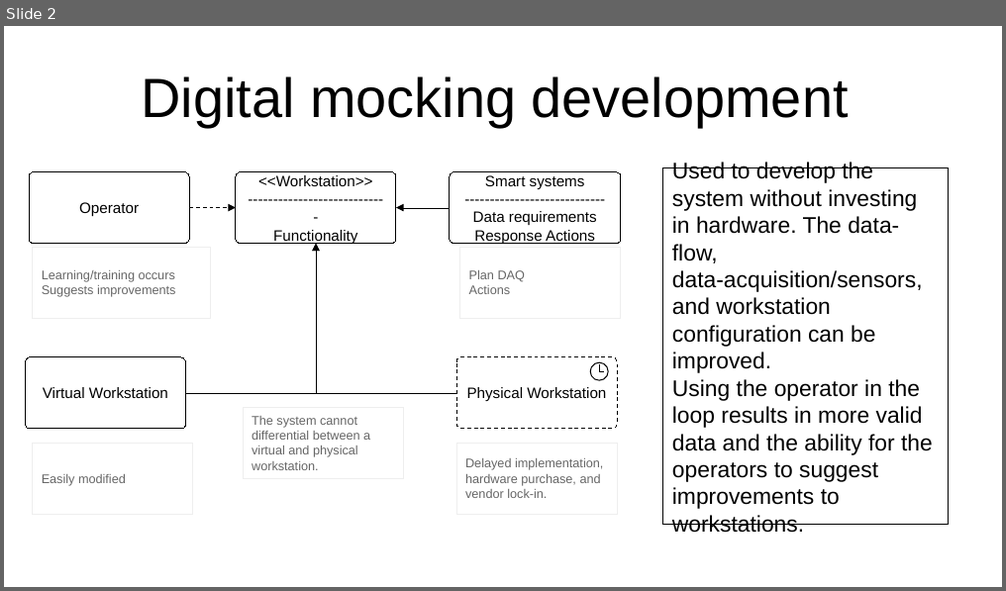
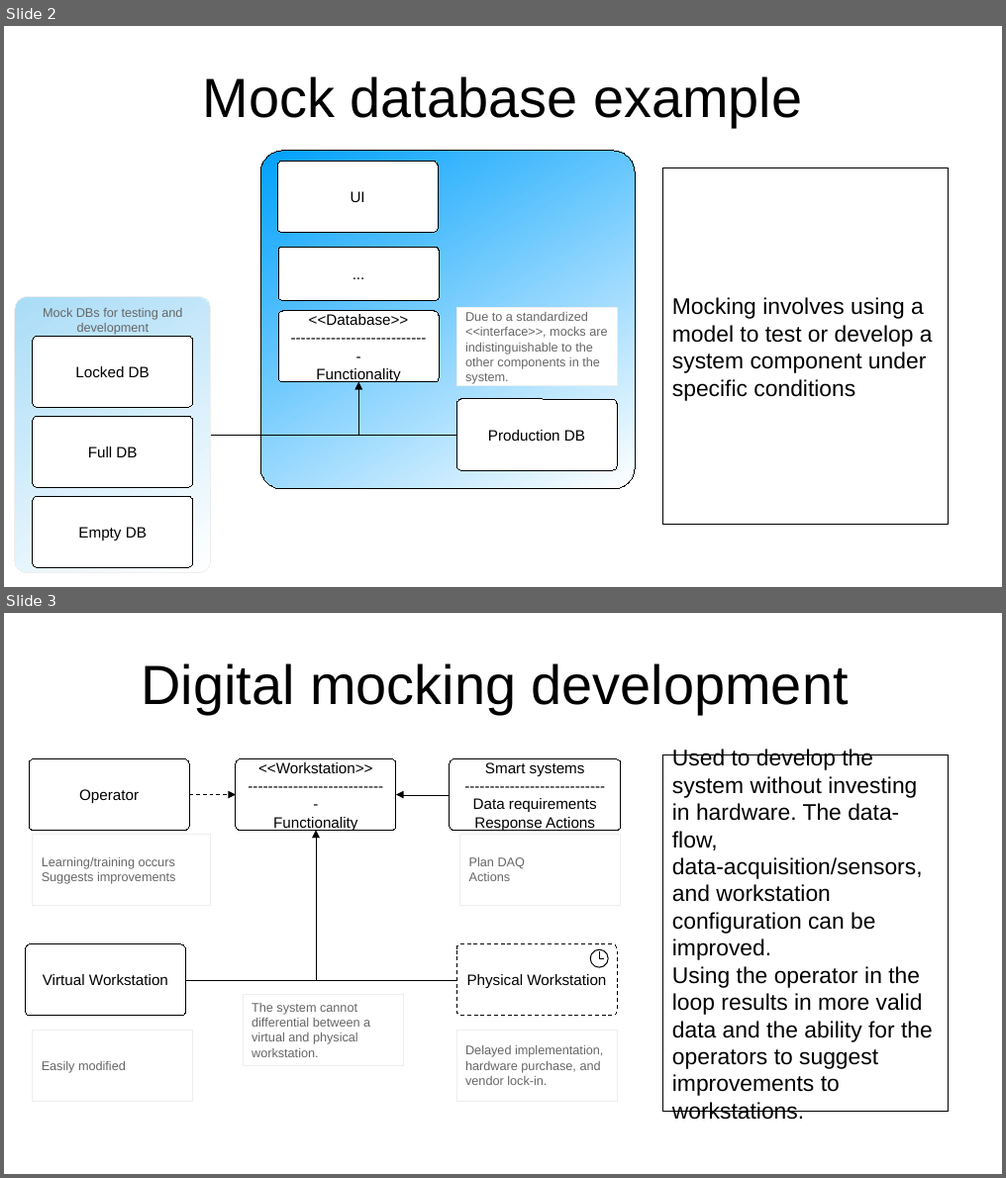
Before and after one commit to Steedalion/Blog, a slide deck: docs/images/components/UML.odp. Shown one above the other, each under a label of ours: slide 2 before the commit, slides 2 and 3 after it. The pictures are 1006x591 and 1006x1178 pixels, drawn with LibreOffice and Linux fonts; fonts in the diff are those of the drawing. Boxes give left, top, right and bottom in pixels: in the first picture for what was removed or moved away, otherwise in the second. Text is boxed around its words. In the diff, an @@ line names an element or a change of style, - is before the commit and + after.

```diff
--- a/docs/images/components/UML.odp
+++ b/docs/images/components/UML.odp
@@ slide 2 added at [4,26,1002,587], background #FFFFFF @@
@@ title added at [203,76,802,127], 44 pt, text #000000 @@
+Mock database example
@@ rounded rectangle added at [260,151,635,489], fill gradient #00A0FC to #FFFFFF, outline #000000 0 pt @@
@@ rounded rectangle added at [277,161,438,233], fill #FFFFFF, outline #000000 0 pt, 12 pt, text #000000 @@
+UI
@@ rectangle added at [663,169,948,525], outline #000000 0 pt, 18 pt, text #000000 @@
+Mocking involves using a model to test or develop a system component under specific conditions
@@ rounded rectangle added at [278,247,439,300], fill #FFFFFF, outline #000000 0 pt, 12 pt, text #000000 @@
+...
@@ freeform shape added at [15,296,211,572], fill gradient #AADCF7 to #FFFFFF, outline #EEEEEE 0 pt, 10 pt, text #666666 @@
+Mock DBs for testing and development
@@ rounded rectangle added at [278,311,439,382], fill #FFFFFF, outline #000000 0 pt, 12 pt, text #000000 @@
+<<Database>>
+----------------------------
+Functionality
@@ rectangle added at [456,307,617,386], fill #FFFFFF, outline #EEEEEE 0 pt, 10 pt, text #666666 @@
+Due to a standardized <<interface>>, mocks are indistinguishable to the other components in the system.
@@ rounded rectangle added at [32,337,192,408], fill #FFFFFF, outline #000000 0 pt, 12 pt, text #000000 @@
+Locked DB
@@ elbow arrow added from (211, 435) to (359, 382), #000000 0 pt @@
@@ elbow arrow added from (456, 435) to (359, 382), #000000 0 pt @@
@@ rounded rectangle added at [456,399,617,471], fill #FFFFFF, outline #000000 0 pt, 12 pt, text #000000 @@
+Production DB
@@ rounded rectangle added at [32,416,192,487], fill #FFFFFF, outline #000000 0 pt, 12 pt, text #000000 @@
+Full DB
@@ rounded rectangle added at [32,497,192,569], fill #FFFFFF, outline #000000 0 pt, 12 pt, text #000000 @@
+Empty DB
@@ what was slide 2 is now slide 3 @@
```
Also in this commit, not shown: 1 other slide added, 1 slide removed, 4 other files.
